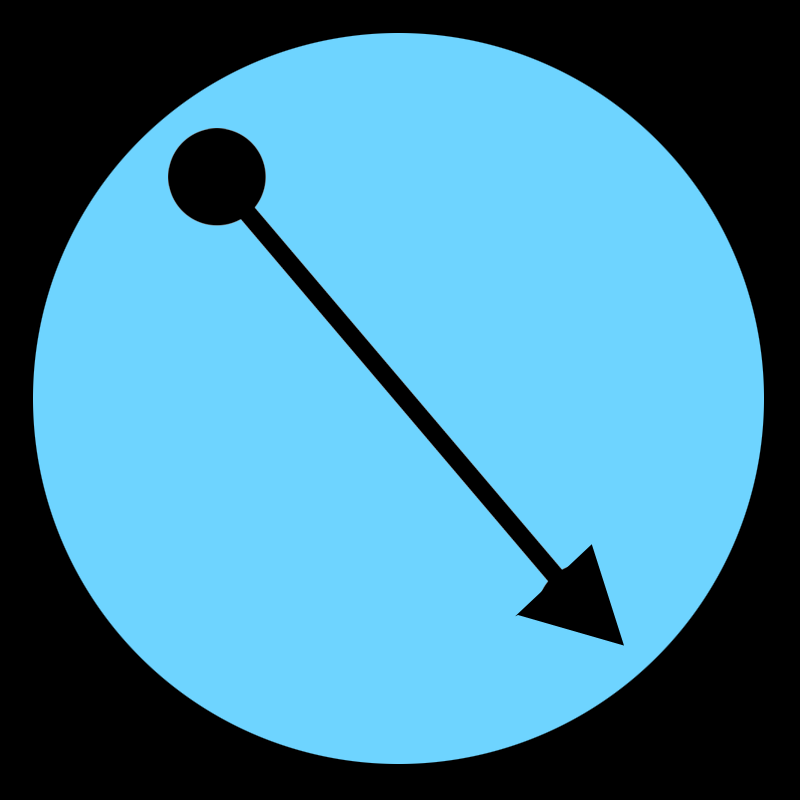
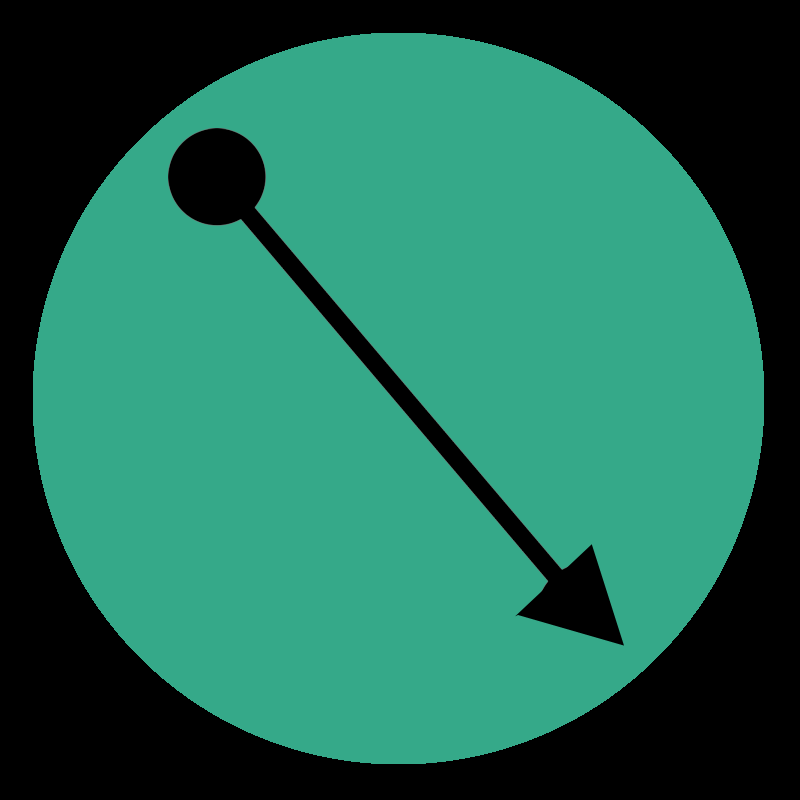
The second 800×800 image is a revision of the first. Changes to its layers:
painted on "Circle" over [33, 33, 764, 764]
